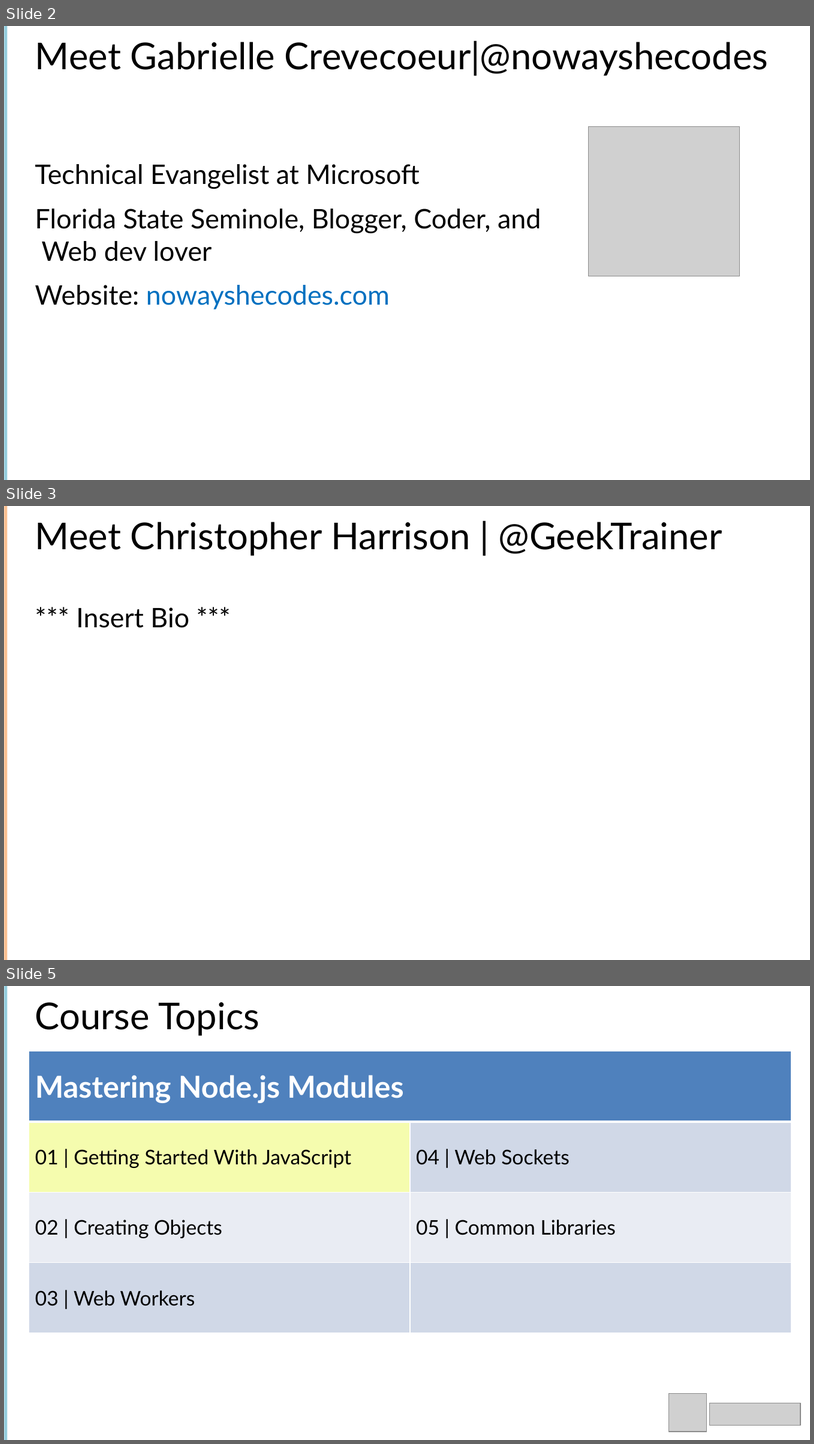
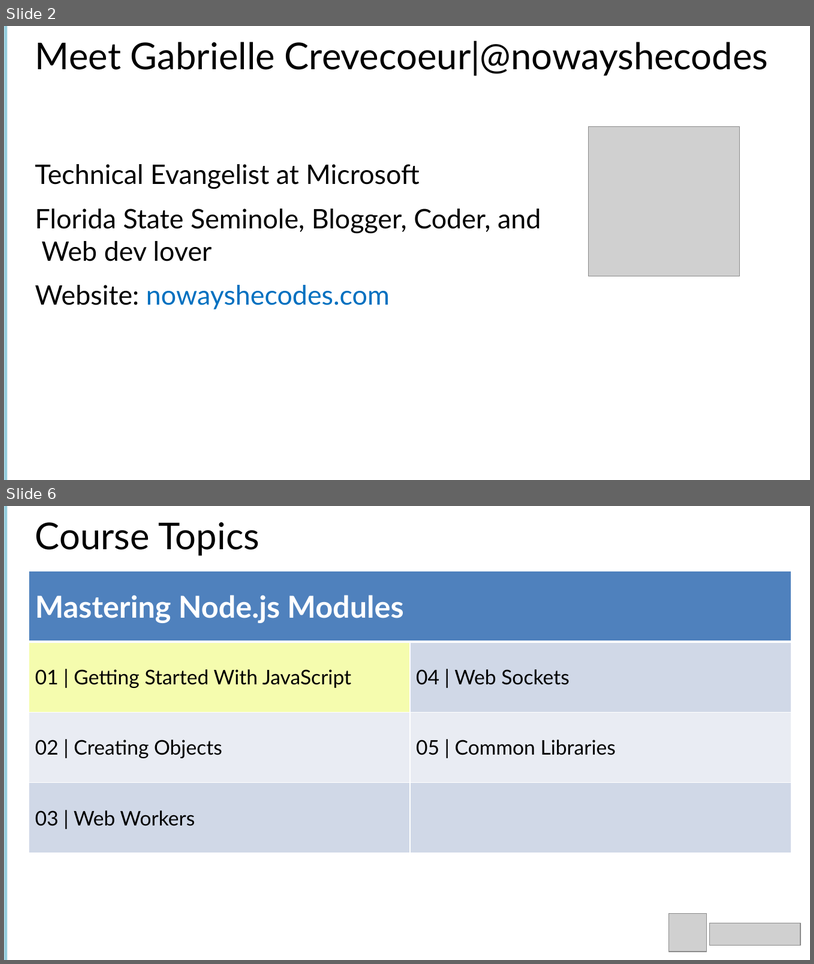
Before and after one commit to Amart85/JavaScript-Experienced-Developers, a slide deck: Slides/Module 1 -Getting Started With JavaScript.pptx. Shown one above the other, each under a label of ours: slides 2, 3 and 5 before the commit, slides 2 and 6 after it; the slides between them are not shown. The pictures are 814x1444 and 814x964 pixels, drawn with LibreOffice and Linux fonts; fonts in the diff are those of the drawing; grey boxes stand for pictures. Boxes give left, top, right and bottom in pixels: in the first picture for what was removed or moved away, otherwise in the second. Text is boxed around its words. In the diff, an @@ line names an element or a change of style, - is before the commit and + after.

```diff
--- a/Slides/Module 1 -Getting Started With JavaScript.pptx
+++ b/Slides/Module 1 -Getting Started With JavaScript.pptx
@@ slide 3 removed at [4,506,810,960], background #FFFFFF @@
@@ rectangle removed at [4,506,7,960] @@
@@ title removed at [35,522,723,556] @@
-Meet Christopher Harrison | @GeekTrainer
@@ text removed at [76,607,189,628] @@
-*** Insert Bio ***
@@ what was slide 5 is now slide 6 @@
```
Also in this commit, not shown: 1 slide changed, 2 slides added.
